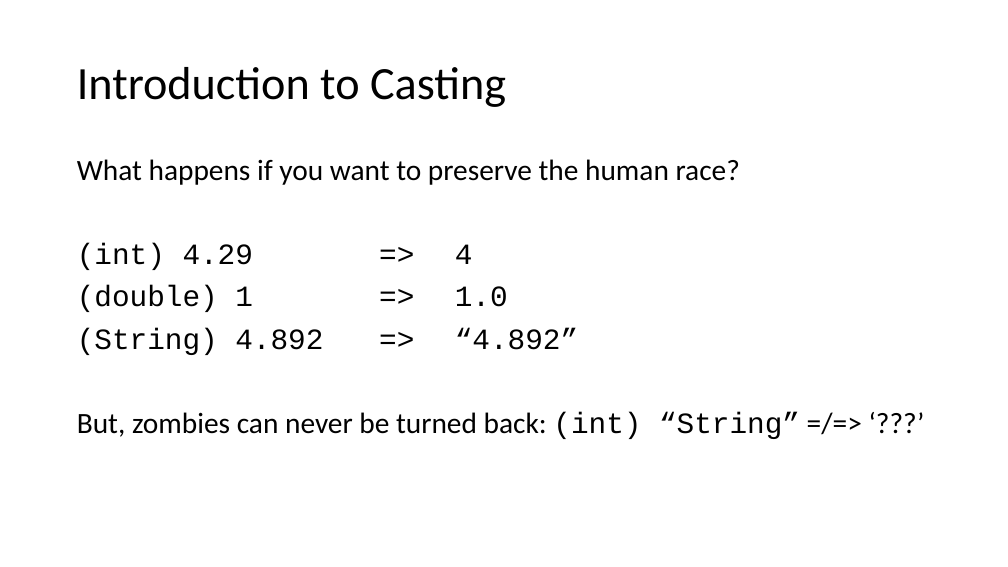
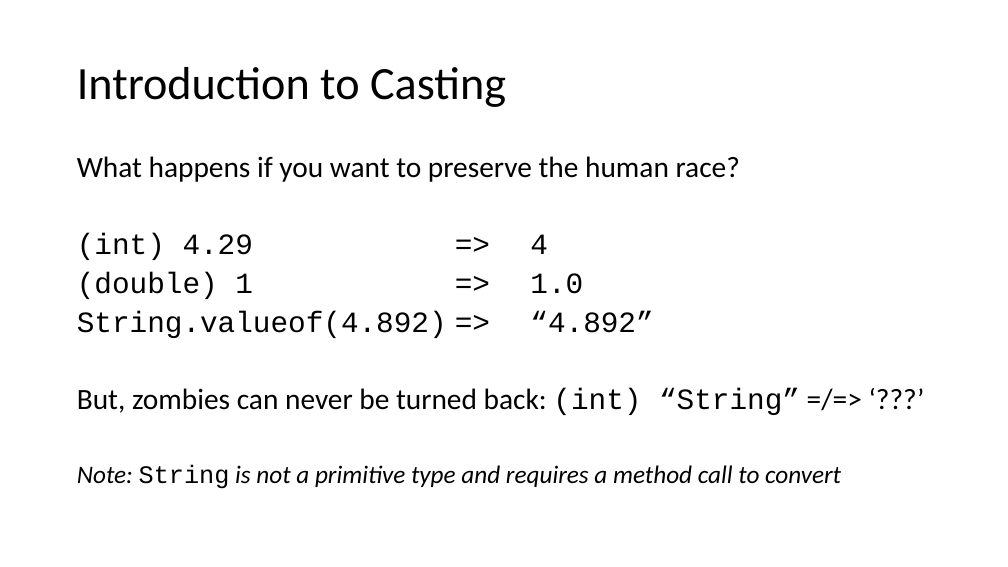
Before and after one commit to TEALSK12/apcsa-public, a slide deck: slide 45 of curriculum/Unit2/Unit2.pptx. Drawn at 1008x567 pixels with LibreOffice and Linux fonts; fonts in the diff are those of the drawing. Boxes give left, top, right and bottom in pixels: in the first picture for what was removed or moved away, otherwise in the second. Text is boxed around its words. In the diff, an @@ line names an element or a change of style, - is before the commit and + after.

Commit message:
Fix String conversion on slide 45

```diff
--- a/curriculum/Unit2/Unit2.pptx
+++ b/curriculum/Unit2/Unit2.pptx
@@ text at (77, 156, 800, 415): line spacing 0.9 to 0.8 @@
@@ text at (77, 311, 653, 338): text changed @@
-(String) 4.892 => “4.892”
+String.valueof(4.892) => “4.892”
@@ text at (77, 465, 841, 489): paragraph added @@
+Note: String is not a primitive type and requires a method call to convert
```
